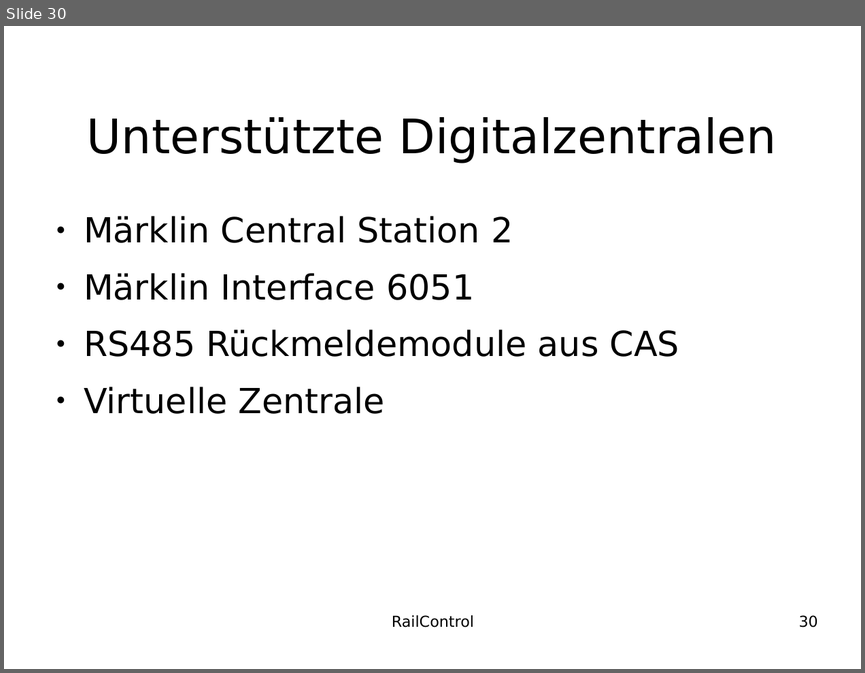
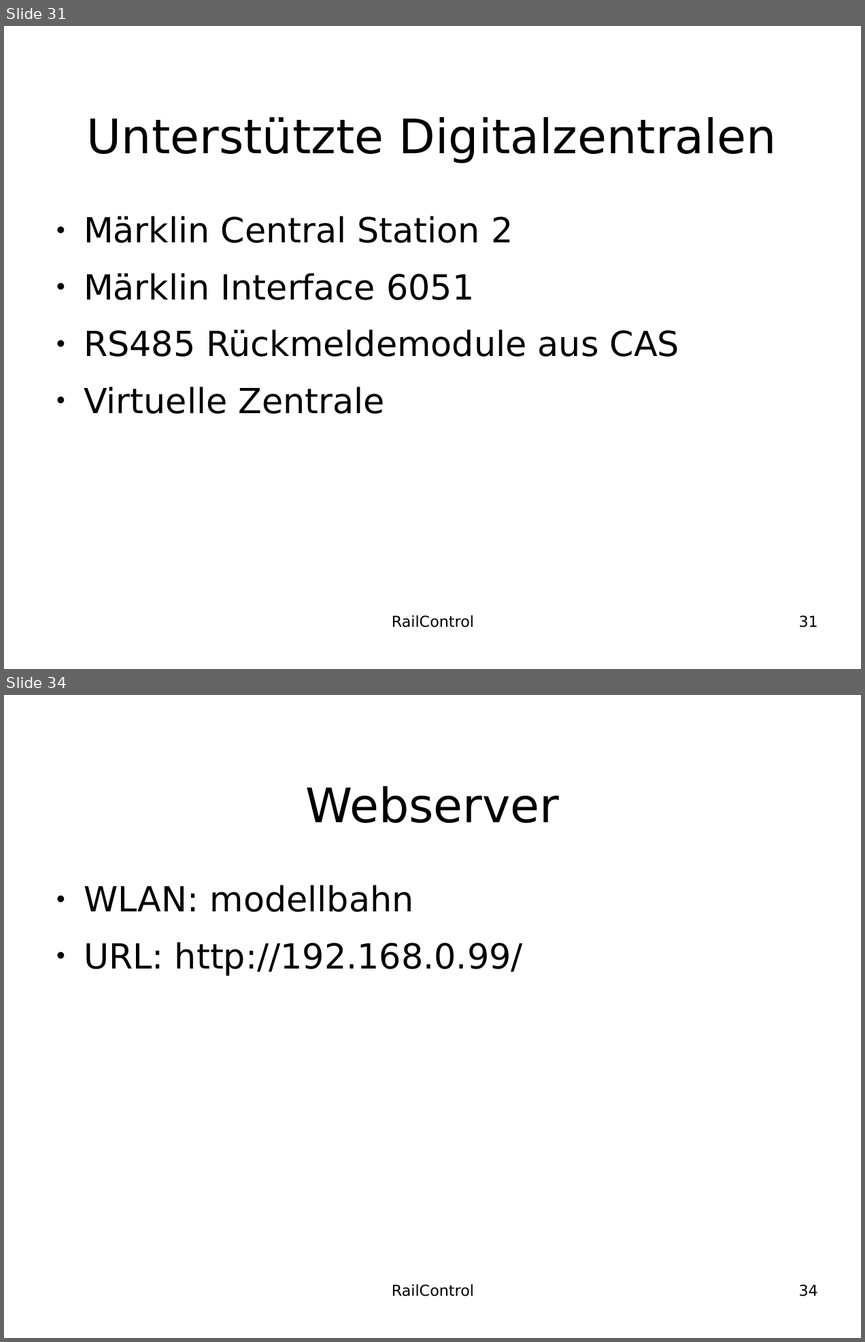
Before and after one commit to teddych/railcontrol, a slide deck: MAS/MAS_Thesis.odp. Shown one above the other, each under a label of ours: slide 30 before the commit, slides 31 and 34 after it; the slides between them are not shown. The pictures are 865x673 and 865x1342 pixels, drawn with LibreOffice and Linux fonts; fonts in the diff are those of the drawing; background and template pictures are left out. Boxes give left, top, right and bottom in pixels: in the first picture for what was removed or moved away, otherwise in the second. Text is boxed around its words. In the diff, an @@ line names an element or a change of style, - is before the commit and + after.

```diff
--- a/MAS/MAS_Thesis.odp
+++ b/MAS/MAS_Thesis.odp
@@ slide 34 added at box(4, 695, 861, 1338), background #FFFFFF @@
@@ title added at box(305, 786, 559, 823), 44 pt, text #000000 @@
+Webserver
@@ text added at box(84, 885, 523, 976), 32 pt, text #000000 @@
+● WLAN: modellbahn
+● URL: http://192.168.0.99/
@@ text added at box(392, 1284, 474, 1296), 14 pt, text #000000 @@
+RailControl
@@ page number added at box(799, 1284, 818, 1296), 14 pt, text #000000 @@
+34
@@ what was slide 30 is now slide 31 @@
@@ page number at box(799, 615, 818, 627): text changed @@
-30
+31
```
Also in this commit, not shown: 1 slide changed, 26 other slides added.
